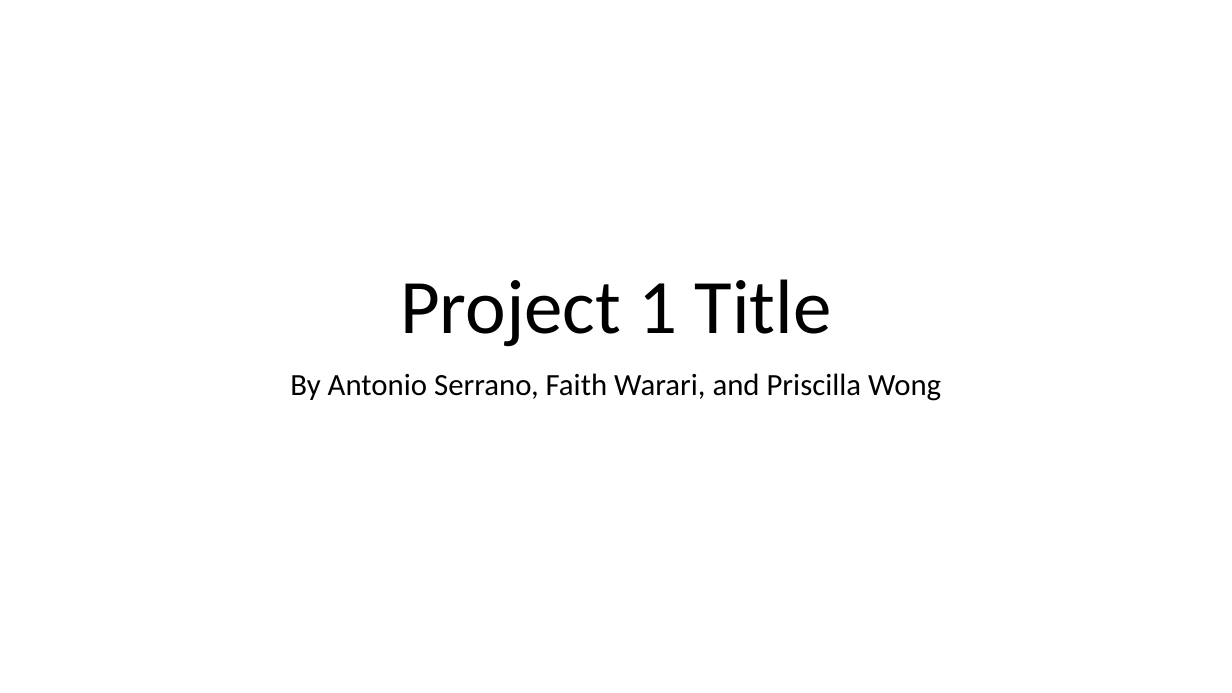
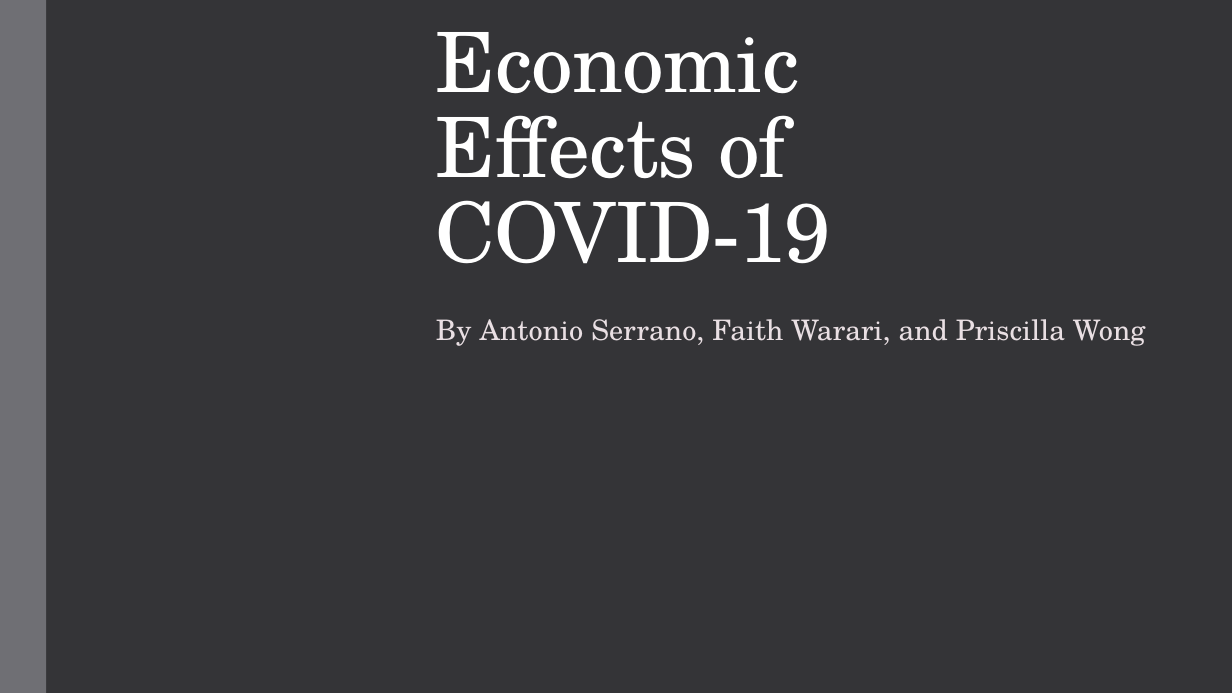
Before and after one commit to priscilla-wong/Project_1, a slide deck: slide 1 of Project_1_Slides.pptx. Drawn at 1232x693 pixels with LibreOffice and Linux fonts; fonts in the diff are those of the drawing; background and template pictures are left out. Boxes give left, top, right and bottom in pixels: in the first picture for what was removed or moved away, otherwise in the second. Text is boxed around its words. In the diff, an @@ line names an element or a change of style, - is before the commit and + after.

```diff
--- a/Project_1_Slides.pptx
+++ b/Project_1_Slides.pptx
@@ background #FFFFFF to picture (left out) @@
@@ rectangle added at [0,0,46,693], fill #6F6F74 @@
@@ title at [436,32,831,264]: text changed; size 60 to 64.8 pt; font Calibri to TeX Gyre Schola; text colour #000000 to #FFFFFF @@
-Project 1 Title
+Economic Effects of COVID-19
@@ subtitle "By Antonio Serrano, Faith Warari, ...": place and size @@
-subtitle "By Antonio Serrano, Faith Warari, ..." at [290,373,941,401]
+subtitle "By Antonio Serrano, Faith Warari, ..." at [436,319,1146,346]
@@ subtitle "By Antonio Serrano, Faith Warari, ..." at [436,319,1146,346]: size 24 to 22 pt, font Calibri to TeX Gyre Schola, text colour #000000 to #E9DFE3, letter spacing 0 to 0.1 pt; alignment centre to left; line spacing 0.9 to 0.95; more space between paragraphs @@
```
Also in this commit, not shown: 10 other slides changed, 2 other files.
